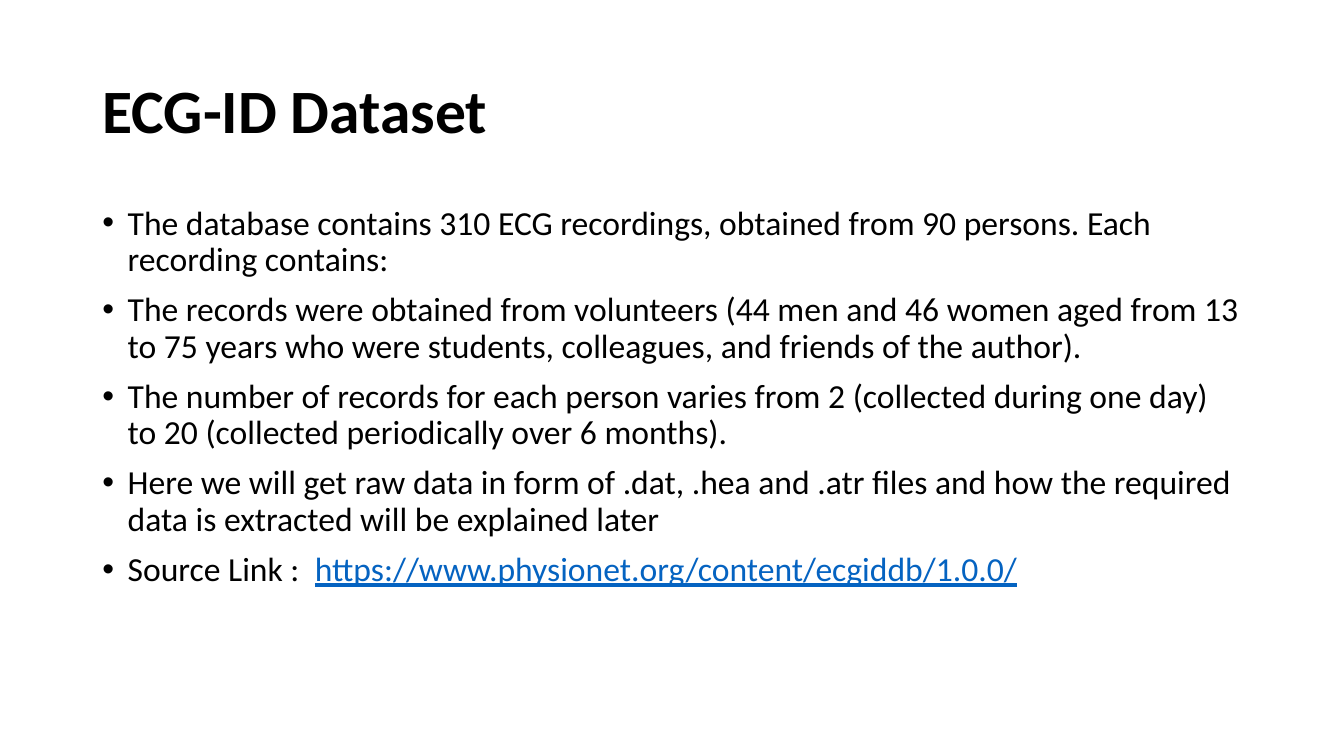
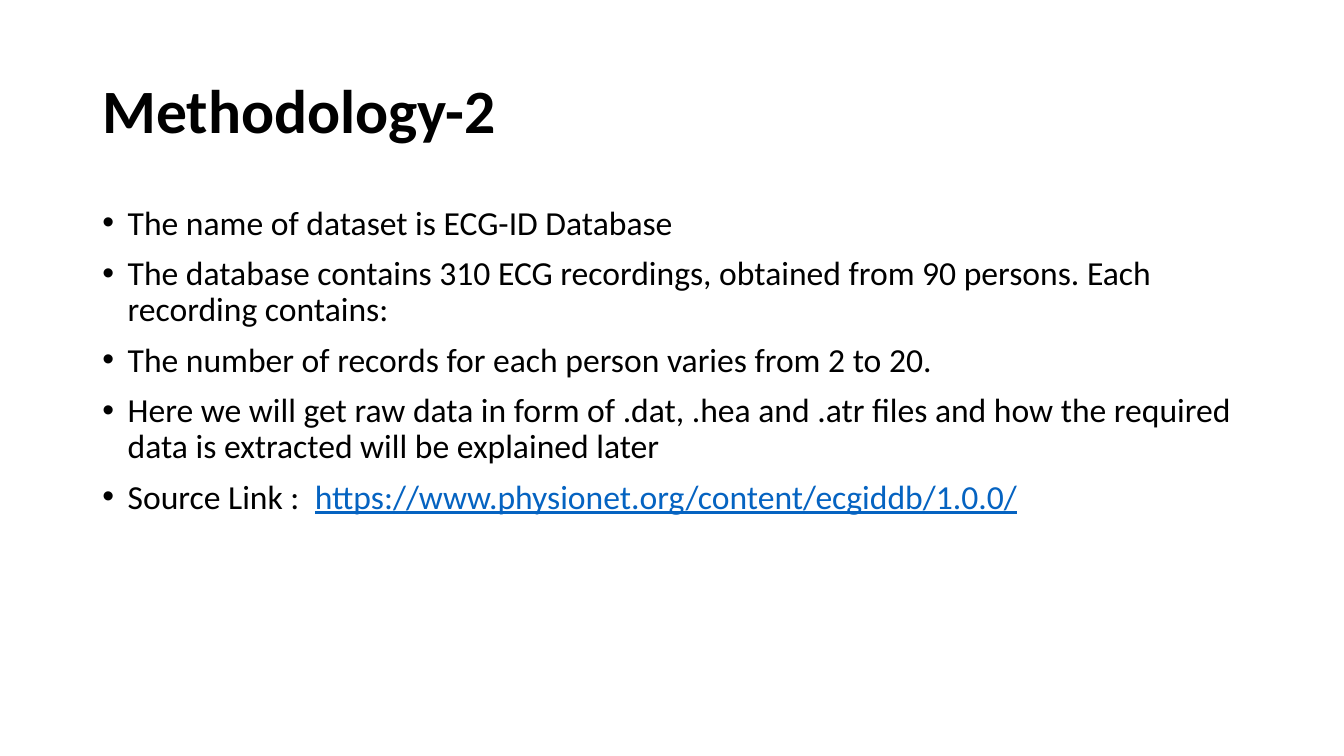
Before and after one commit to uma0441/TwoFactorAuthentication, a slide deck: slide 15 of Mid Term (1).pptx (slide 16 before the commit). Drawn at 1344x756 pixels with LibreOffice and Linux fonts; fonts in the diff are those of the drawing. Boxes give left, top, right and bottom in pixels: in the first picture for what was removed or moved away, otherwise in the second. Text is boxed around its words. In the diff, an @@ line names an element or a change of style, - is before the commit and + after.

```diff
--- a/Mid Term (1).pptx
+++ b/Mid Term (1).pptx
@@ title at (x1=102, y1=89, x2=495, y2=144): text changed @@
-ECG-ID Dataset
+Methodology-2
@@ text at (x1=128, y1=211, x2=672, y2=236): paragraph added @@
+• The name of dataset is ECG-ID Database
@@ text at (x1=128, y1=348, x2=932, y2=378): text changed @@
-• The records were obtained from volunteers (44 men and 46 women aged from 13 to 75 years who were students, colleagues, and friends of the author).
-• The number of records for each person varies from 2 (collected during one day) to 20 (collected periodically over 6 months).
+• The number of records for each person varies from 2 to 20.
```
Also in this commit, not shown: 4 other slides changed, 2 slides added, 3 slides removed, 1 other file.
